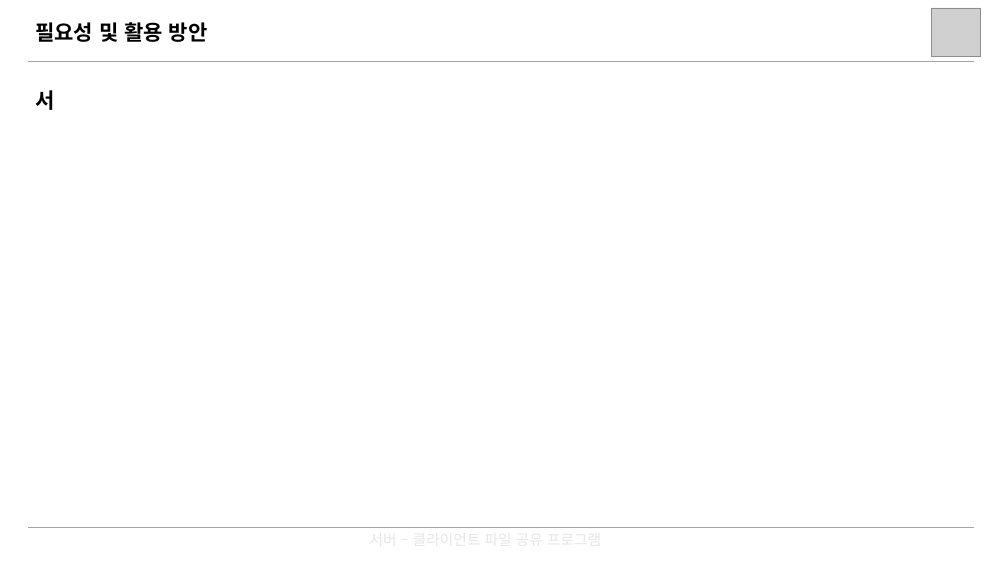
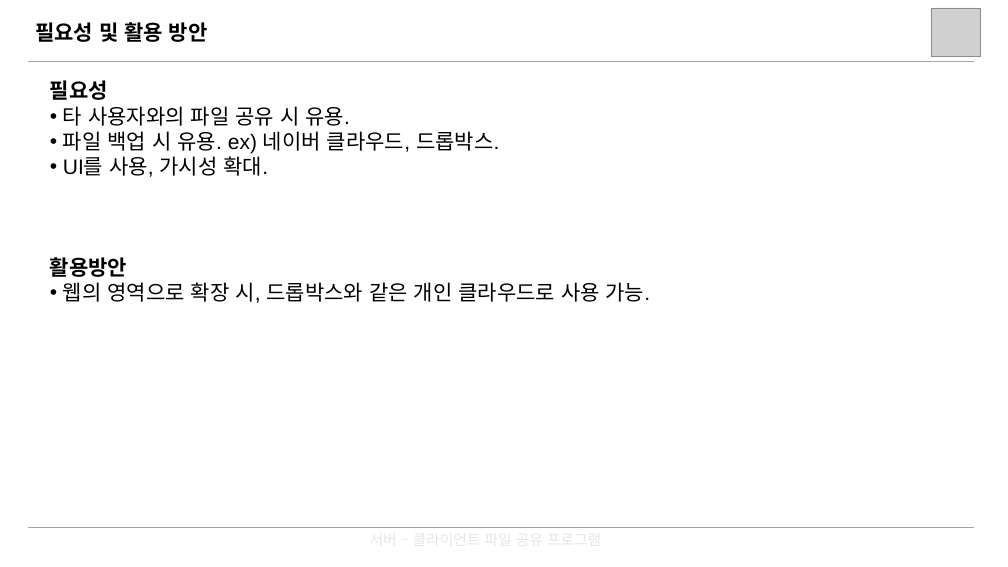
Before and after one commit to yeongjukwak/file-sharing-program, a slide deck: slide 14 of ppt/시스템프로그래밍_프로젝트_발표자료_곽영주_양현규_박종건.pptx. Drawn at 1008x567 pixels with LibreOffice and Linux fonts; fonts in the diff are those of the drawing; grey boxes stand for pictures. Boxes give left, top, right and bottom in pixels: in the first picture for what was removed or moved away, otherwise in the second. Text is boxed around its words. In the diff, an @@ line names an element or a change of style, - is before the commit and + after.

```diff
--- a/ppt/시스템프로그래밍_프로젝트_발표자료_곽영주_양현규_박종건.pptx
+++ b/ppt/시스템프로그래밍_프로젝트_발표자료_곽영주_양현규_박종건.pptx
@@ text at (x1=50, y1=80, x2=651, y2=303): text changed; font Noto Sans CJK KR to Arial; bold off @@
-서
+필요성
+• 타 사용자와의 파일 공유 시 유용.
+• 파일 백업 시 유용. ex) 네이버 클라우드, 드롭박스.
+• UI를 사용, 가시성 확대.
+활용방안
+• 웹의 영역으로 확장 시, 드롭박스와 같은 개인 클라우드로 사용 가능.
```
Also in this commit, not shown: 11 other slides changed.
